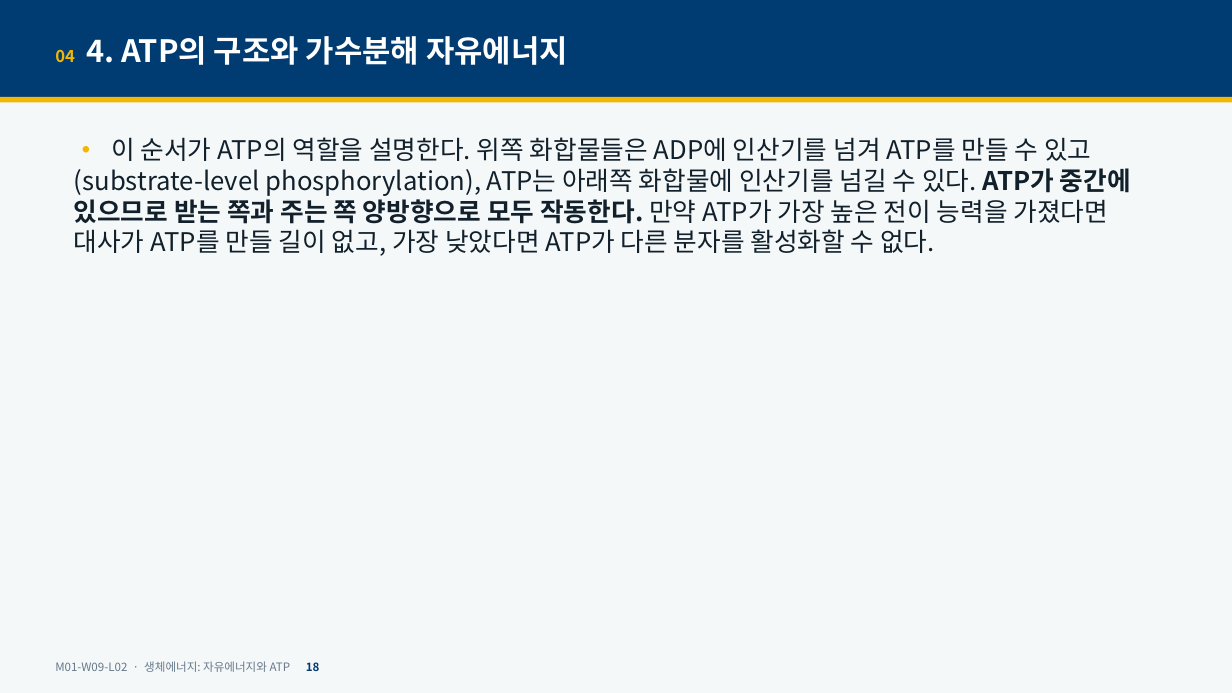
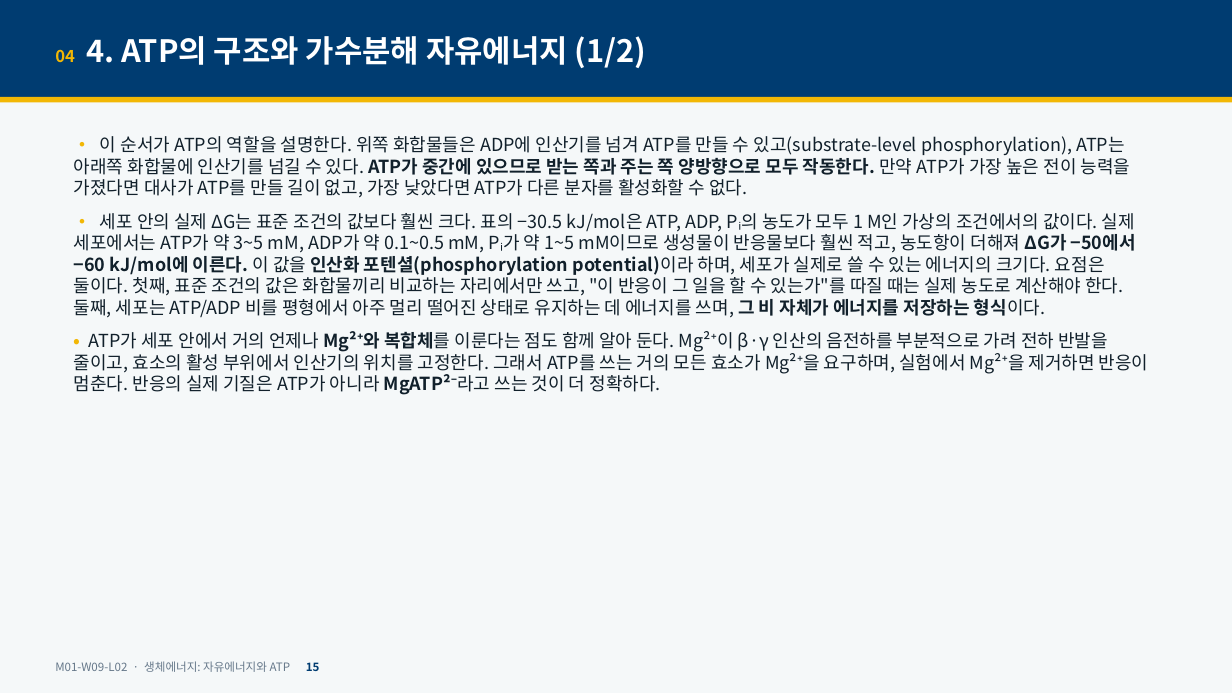
Before and after one commit to hoperiasd2/hoperiasd2.github.io, a slide deck: slide 15 of curriculum/M01/W09/L02/slides.pptx (slide 18 before the commit). Drawn at 1232x693 pixels with LibreOffice and Linux fonts; fonts in the diff are those of the drawing. Boxes give left, top, right and bottom in pixels: in the first picture for what was removed or moved away, otherwise in the second. Text is boxed around its words. In the diff, an @@ line names an element or a change of style, - is before the commit and + after.

```diff
--- a/curriculum/M01/W09/L02/slides.pptx
+++ b/curriculum/M01/W09/L02/slides.pptx
@@ text at (x1=55, y1=36, x2=647, y2=68): text changed @@
-04 4. ATP의 구조와 가수분해 자유에너지
+04 4. ATP의 구조와 가수분해 자유에너지 (1/2)
@@ text at (x1=74, y1=136, x2=1131, y2=198): size 20 to 14 pt in "• 이 순서가 ATP의 역할을 설명한다. 위쪽 ..." @@
@@ text at (x1=74, y1=213, x2=1149, y2=395): paragraphs added @@
+• 세포 안의 실제 ΔG는 표준 조건의 값보다 훨씬 크다. 표의 −30.5 kJ/mol은 ATP, ADP, Pᵢ의 농도가 모두 1 M인 가상의 조건에서의 값이다. 실제 세포에서는 ATP가 약 3~5 mM, ADP가 약 0.1~0.5 mM, Pᵢ가 약 1~5 mM이므로 생성물이 반응물보다 훨씬 적고, 농도항이 더해져 ΔG가 −50에서 −60 kJ/mol에 이른다. 이 값을 인산화 포텐셜(phosphorylation potential)이라 하며, 세포가 실제로 쓸 수 있는 에너지의 크기다. 요점은 둘이다. 첫째, 표준 조건의 값은 화합물끼리 비교하는 자리에서만 쓰고, "이 반응이 그 일을 할 수 있는가"를 따질 때는 실제 농도로 계산해야 한다. 둘째, 세포는 ATP/ADP 비를 평형에서 아주 멀리 떨어진 상태로 유지하는 데 에너지를 쓰며, 그 비 자체가 에너지를 저장하는 형식이다.
+• ATP가 세포 안에서 거의 언제나 Mg²⁺와 복합체를 이룬다는 점도 함께 알아 둔다. Mg²⁺이 β·γ 인산의 음전하를 부분적으로 가려 전하 반발을 줄이고, 효소의 활성 부위에서 인산기의 위치를 고정한다. 그래서 ATP를 쓰는 거의 모든 효소가 Mg²⁺을 요구하며, 실험에서 Mg²⁺을 제거하면 반응이 멈춘다. 반응의 실제 기질은 ATP가 아니라 MgATP²⁻라고 쓰는 것이 더 정확하다.
```
Also in this commit, not shown: 43 other slides changed, 13 slides added, 5 other files.
